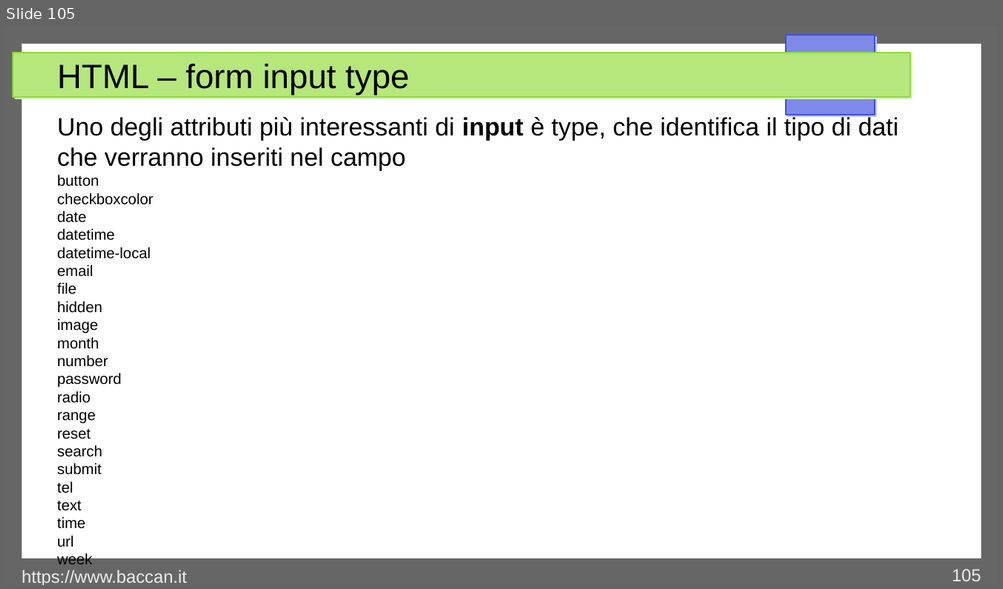
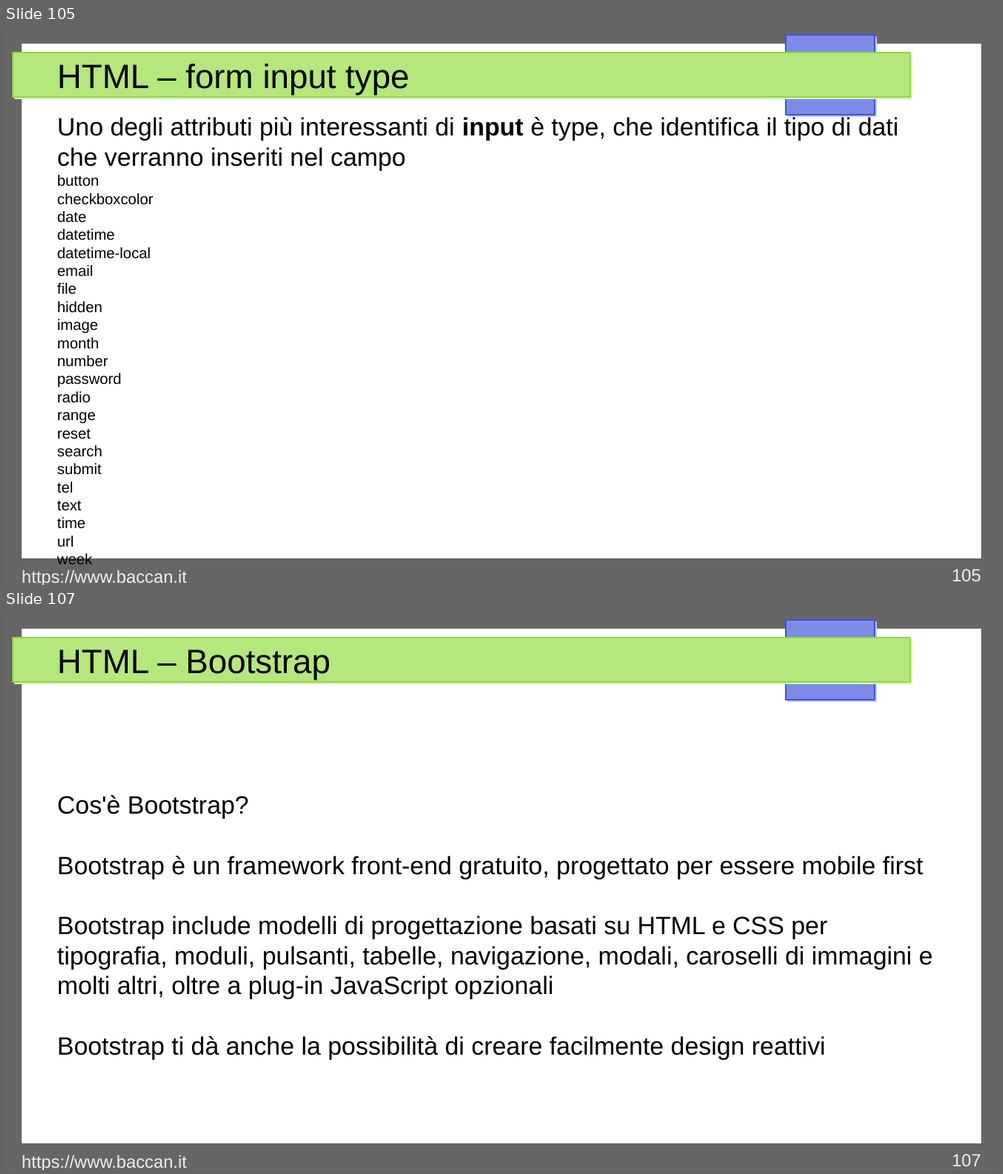
Before and after one commit to matteobaccan/CorsoHTML, a slide deck: Chapter_html.odp. Shown one above the other, each under a label of ours: slide 105 before the commit, slides 105 and 107 after it; the slides between them are not shown. The pictures are 1003x589 and 1003x1174 pixels, drawn with LibreOffice and Linux fonts; fonts in the diff are those of the drawing. Boxes give left, top, right and bottom in pixels: in the first picture for what was removed or moved away, otherwise in the second. Text is boxed around its words. In the diff, an @@ line names an element or a change of style, - is before the commit and + after.

Commit message:
Nuovi esercizi su bootstrap

```diff
--- a/Chapter_html.odp
+++ b/Chapter_html.odp
@@ slide 107 added at box(4, 611, 999, 1170), background #FFFFFF; not listed: 4 template elements that a slide beside it also shows @@
@@ title added at box(57, 649, 330, 680), 27 pt, text #000000 @@
+HTML – Bootstrap
@@ text added at box(57, 795, 933, 1059), 20 pt, text #000000 @@
+Cos'è Bootstrap?
+Bootstrap è un framework front-end gratuito, progettato per essere mobile first
+Bootstrap include modelli di progettazione basati su HTML e CSS per tipografia, moduli, pulsanti, tabelle, navigazione, modali, caroselli di immagini e molti altri, oltre a plug-in JavaScript opzionali
+Bootstrap ti dà anche la possibilità di creare facilmente design reattivi
@@ text added at box(22, 1156, 187, 1170), 14 pt, text #EEEEEE @@
+https://www.baccan.it
@@ page number added at box(951, 1154, 981, 1167), 14 pt, text #EEEEEE @@
+107
```
Also in this commit, not shown: 1 slide changed, 5 other slides added, 5 other files.
